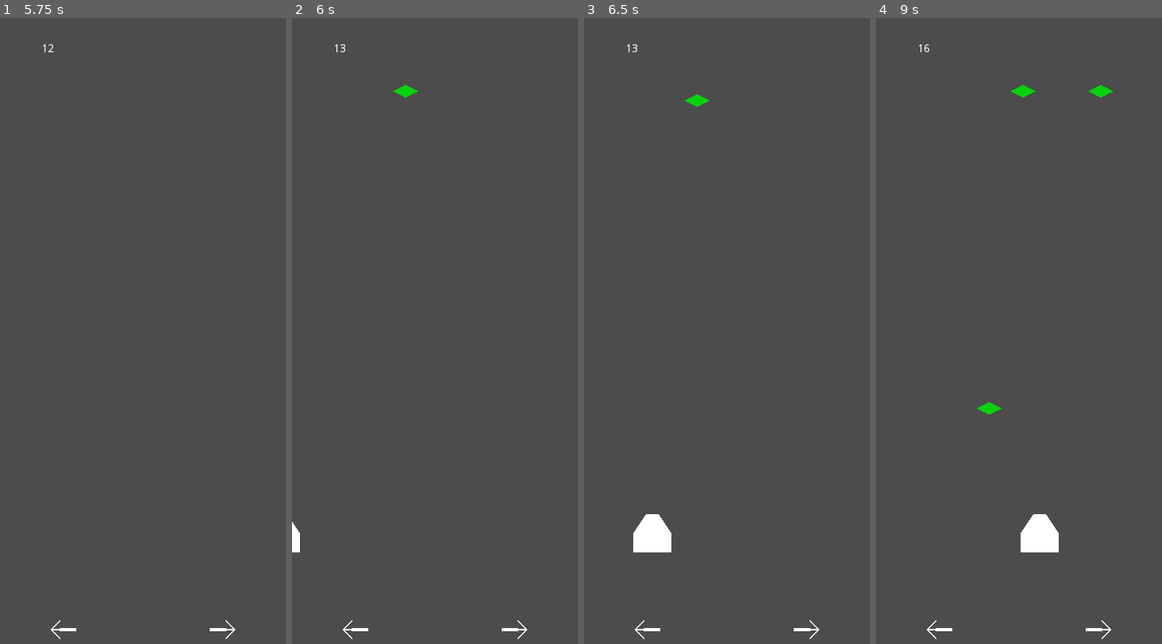
Above: before the commit, frames 1-4 (left to right).
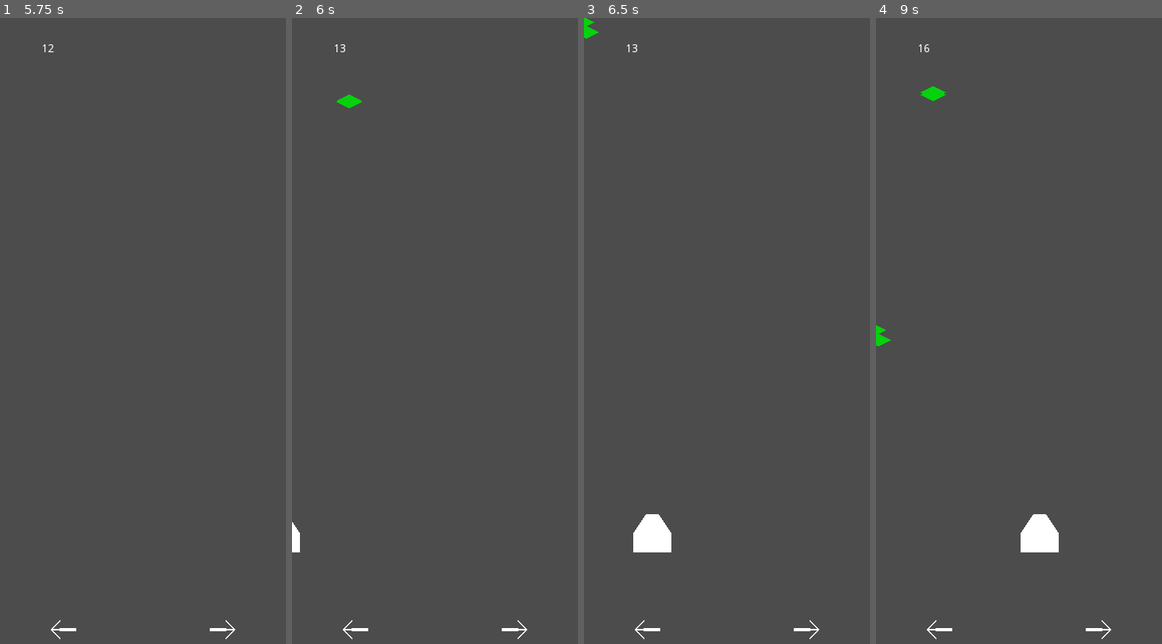
Above: after the commit, the same moments.

Repository: JooJASL/crabber
Game: Godot game, scene res://scenes/levels/Main.tscn
The game is run twice, just before and just after one commit, with the same random seed, the same clock (stepped at 60 frames per second) and the same inputs.
Inputs:
- Up to frame 1 (5.75 s): hold D (move_right) 0.53-1.28 s; hold A (move_left) 1.28-2.03 s; hold D (move_right) 2.03-3.53 s; hold A (move_left) from 3.53 s (still down)
- Up to frame 2 (6 s): release A (move_left) at 5.78 s; hold D (move_right) from 5.78 s (still down)
- Up to frame 3 (6.5 s): keep holding D (move_right)
- Up to frame 4 (9 s): release D (move_right) at 8.03 s; hold A (move_left) from 8.03 s (still down)

Frame 1 is identical in both runs. In frame 2, 0.2% of the frame differs, in the area x 15-44%, y 10-15%; in frame 3, 0.2%; in frame 4, 0.5%, in the area x 0-83%, y 10-64%.

Commit message:
Added more random spawning.

Diff:
--- a/scenes/levels/World.gd
+++ b/scenes/levels/World.gd
@@ -70,8 +70,8 @@
 	print("spawn_downer timeout")
 	var downer = downer_scene.instance()
 
-	downer.global_position = Vector2(rand_range(0, OS.get_real_window_size().x),
-	 20)
+	downer.global_position.x = rand_range(0, OS.get_real_window_size().x - 50) # 50 arbitrary
+	downer.global_position.y = rand_range(10, 50) # arbitrary numbersr
 	add_child(downer)
 
 
@@ -81,7 +81,8 @@
 	print("spawn_upper timeout")
 	var upper = upper_scene.instance()
 
-	upper.global_position = Vector2(rand_range(0, OS.get_real_window_size().x), 20)
+	upper.global_position.x = rand_range(0, OS.get_real_window_size().x - 50) # the 50 is arbitrary
+	upper.global_position.y = rand_range(10, 80) # arbitrary numbersr
 	add_child(upper)
 
 
